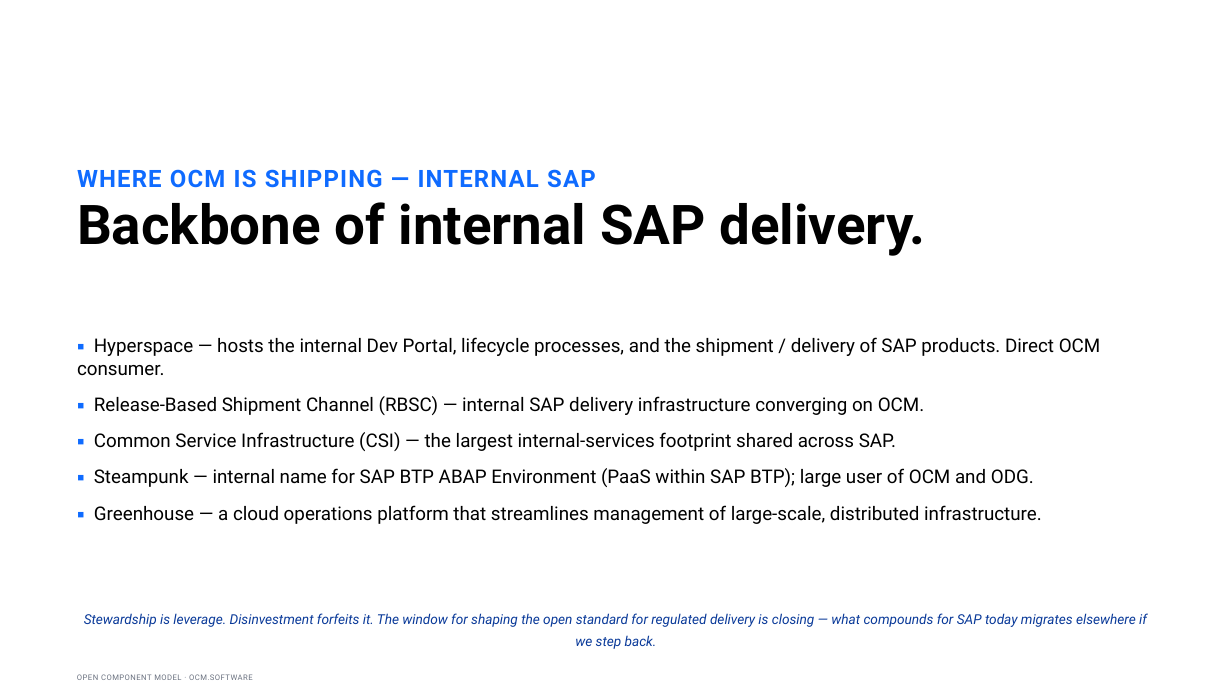
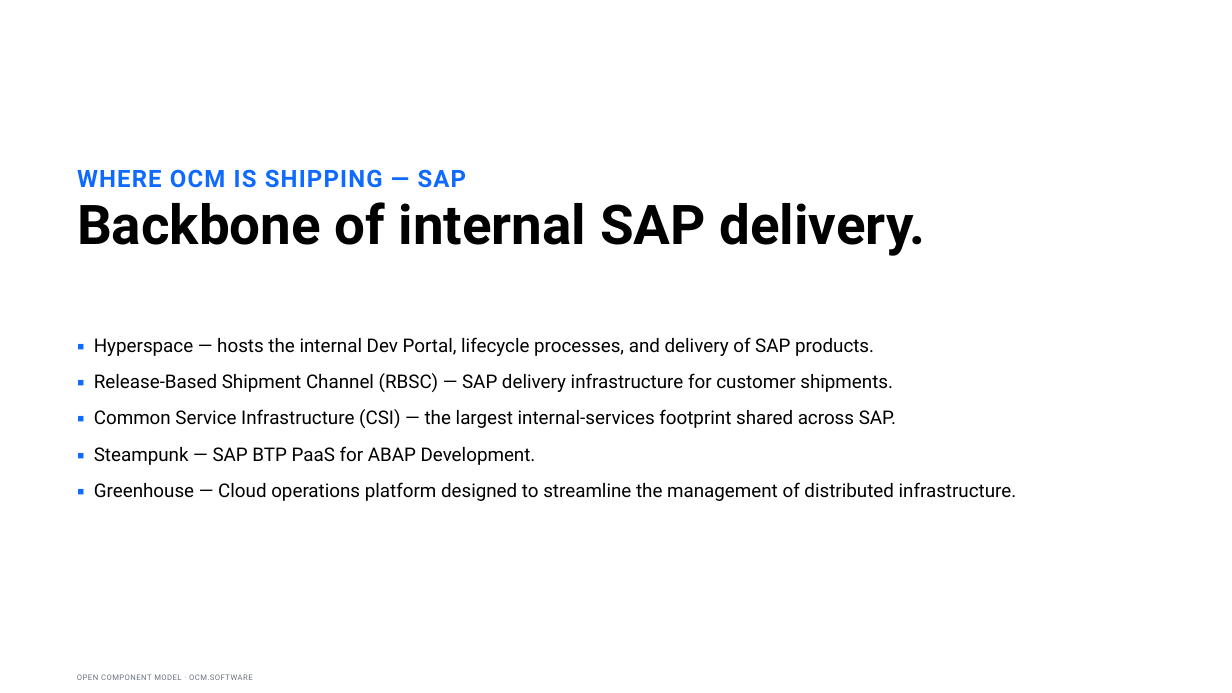
Before and after one commit to morri-son/open-component-model, a slide deck: slide 13 of docs/community/marketing/decks/exec-phase1/OCM-Sovereign-Delivery-Internal-Sponsor.pptx. Drawn at 1232x693 pixels with LibreOffice and Linux fonts; fonts in the diff are those of the drawing. Boxes give left, top, right and bottom in pixels: in the first picture for what was removed or moved away, otherwise in the second. Text is boxed around its words. In the diff, an @@ line names an element or a change of style, - is before the commit and + after.

```diff
--- a/docs/community/marketing/decks/exec-phase1/OCM-Sovereign-Delivery-Internal-Sponsor.pptx
+++ b/docs/community/marketing/decks/exec-phase1/OCM-Sovereign-Delivery-Internal-Sponsor.pptx
@@ text at (77, 169, 467, 188): text changed @@
-WHERE OCM IS SHIPPING — INTERNAL SAP
+WHERE OCM IS SHIPPING — SAP
@@ text at (94, 337, 893, 392): text changed @@
-▪ Hyperspace — hosts the internal Dev Portal, lifecycle processes, and the shipment / delivery of SAP products. Direct OCM consumer.
-▪ Release-Based Shipment Channel (RBSC) — internal SAP delivery infrastructure converging on OCM.
+▪ Hyperspace — hosts the internal Dev Portal, lifecycle processes, and delivery of SAP products.
+▪ Release-Based Shipment Channel (RBSC) — SAP delivery infrastructure for customer shipments.
@@ text at (94, 446, 1017, 501): text changed @@
-▪ Steampunk — internal name for SAP BTP ABAP Environment (PaaS within SAP BTP); large user of OCM and ODG.
-▪ Greenhouse — a cloud operations platform that streamlines management of large-scale, distributed infrastructure.
+▪ Steampunk — SAP BTP PaaS for ABAP Development.
+▪ Greenhouse — Cloud operations platform designed to streamline the management of distributed infrastructure.
@@ text removed at (84, 613, 1147, 649) @@
-Stewardship is leverage. Disinvestment forfeits it. The window for shaping the open standard for regulated delivery is closing — what compounds for SAP today migrates elsewhere if we step back.
```
Also in this commit, not shown: 9 other slides changed, 16 other files.
